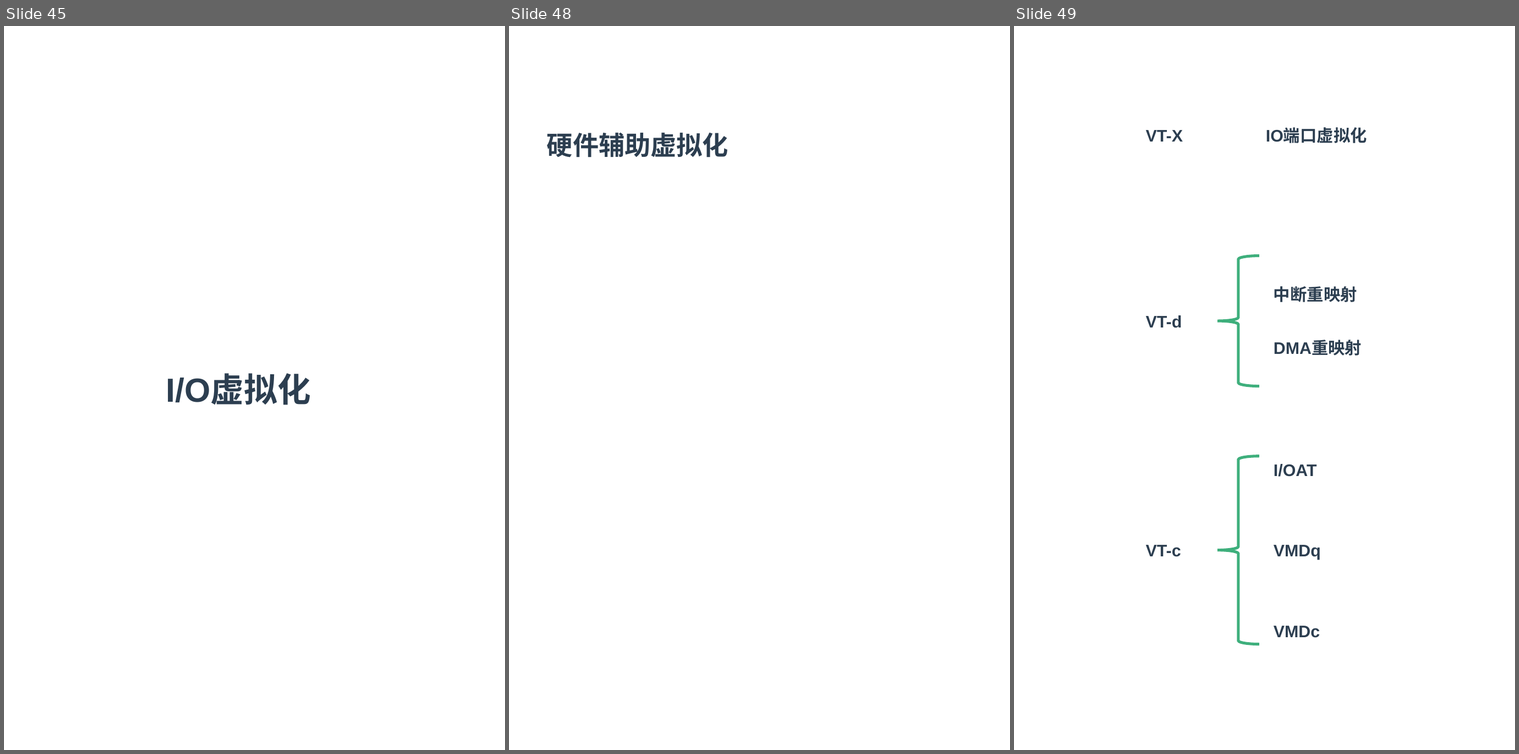
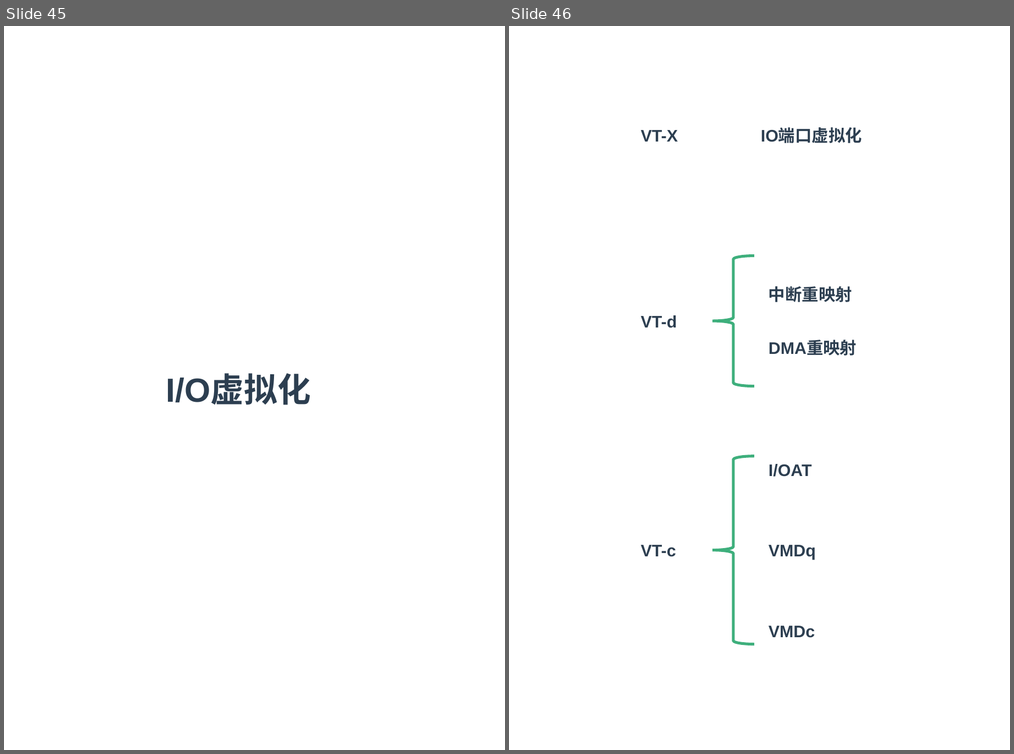
Before and after one commit to zaiqiang-dong/zaiqiang, a slide deck: picture/vitrualization/vitrualization.pptx. Shown side by side, each under a label of ours: slides 45, 48 and 49 before the commit, slides 45 and 46 after it; the slides between them are not shown. The pictures are 1519x754 and 1014x754 pixels, drawn with LibreOffice and Linux fonts; fonts in the diff are those of the drawing. Boxes give left, top, right and bottom in pixels: in the first picture for what was removed or moved away, otherwise in the second. Text is boxed around its words. In the diff, an @@ line names an element or a change of style, - is before the commit and + after.

```diff
--- a/picture/vitrualization/vitrualization.pptx
+++ b/picture/vitrualization/vitrualization.pptx
@@ slide 48 removed at box(509, 26, 1010, 750), background #FFFFFF @@
@@ text removed at box(547, 133, 728, 157) @@
-硬件辅助虚拟化
@@ what was slide 49 is now slide 46 @@
```
Also in this commit, not shown: 2 slides changed, 1 slide added, 2 other slides removed, 5 other files.
